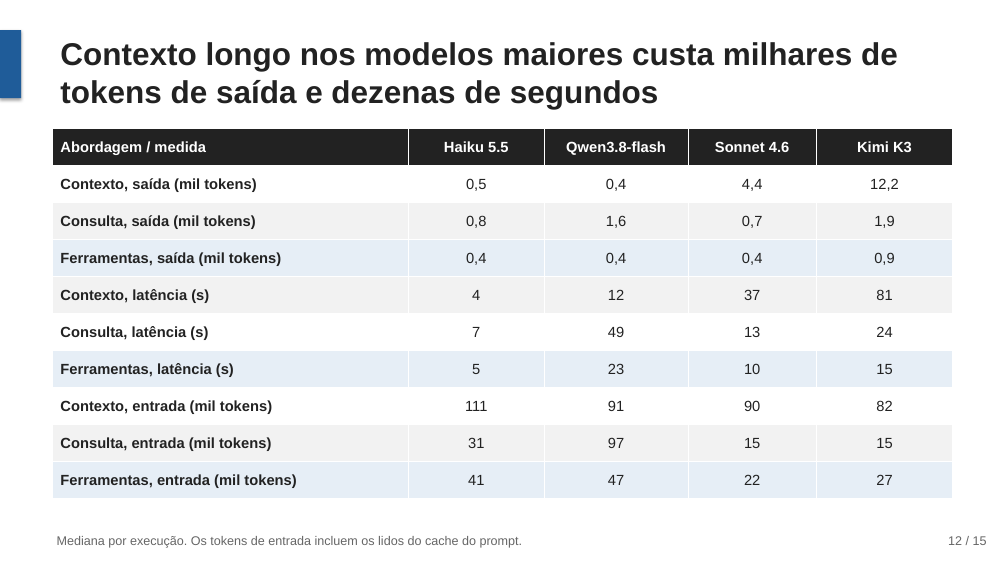
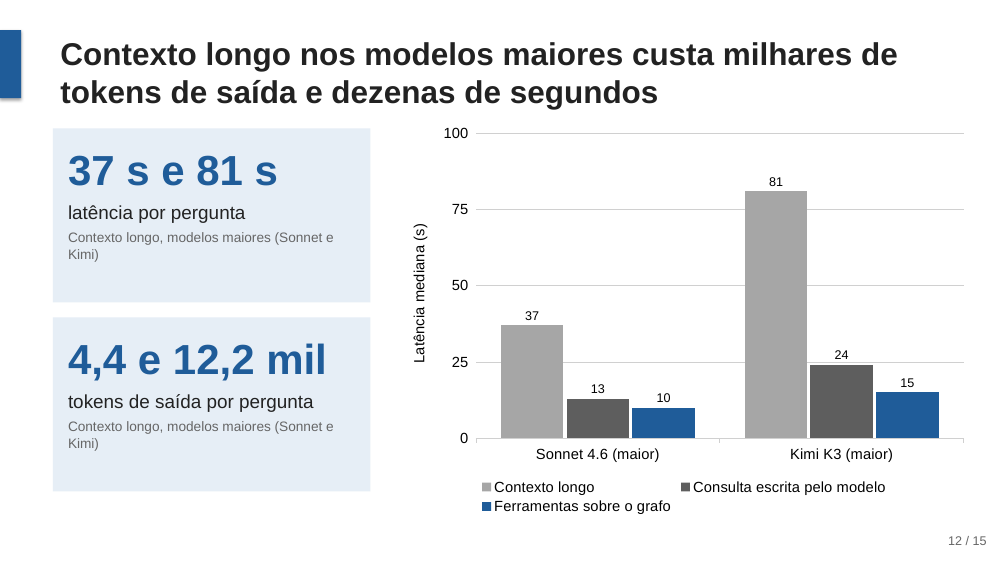
Before and after one commit to joaowinderfeldbussolotto/football-tactics-knowledge-graph, a slide deck: slide 12 of apresentacao/apresentacao.pptx. Drawn at 1008x567 pixels with LibreOffice and Linux fonts; fonts in the diff are those of the drawing. Boxes give left, top, right and bottom in pixels: in the first picture for what was removed or moved away, otherwise in the second. Text is boxed around its words. In the diff, an @@ line names an element or a change of style, - is before the commit and + after.

```diff
--- a/apresentacao/apresentacao.pptx
+++ b/apresentacao/apresentacao.pptx
@@ column chart added at [393,117,975,518] @@
+categories: Sonnet 4.6 (maior), Kimi K3 (maior)
+Contexto longo: 37, 81
+Consulta escrita pelo modelo: 13, 24
+Ferramentas sobre o grafo: 10, 15
@@ table removed at [53,129,953,499], 10 rows, 5 columns @@
-Abordagem / medida | Haiku 5.5 | Qwen3.8-flash | Sonnet 4.6 | Kimi K3
-Contexto, saída (mil tokens) | 0,5 | 0,4 | 4,4 | 12,2
-Consulta, saída (mil tokens) | 0,8 | 1,6 | 0,7 | 1,9
-Ferramentas, saída (mil tokens) | 0,4 | 0,4 | 0,4 | 0,9
-Contexto, latência (s) | 4 | 12 | 37 | 81
-Consulta, latência (s) | 7 | 49 | 13 | 24
-Ferramentas, latência (s) | 5 | 23 | 10 | 15
-Contexto, entrada (mil tokens) | 111 | 91 | 90 | 82
-Consulta, entrada (mil tokens) | 31 | 97 | 15 | 15
-Ferramentas, entrada (mil tokens) | 41 | 47 | 22 | 27
@@ rectangle added at [53,129,371,302], fill #E6EEF6 @@
@@ text added at [68,155,334,262], 13 pt, text #666666 @@
+37 s e 81 s
+latência por pergunta
+Contexto longo, modelos maiores (Sonnet e Kimi)
@@ rectangle added at [53,318,371,492], fill #E6EEF6 @@
@@ text added at [68,343,334,451], 13 pt, text #666666 @@
+4,4 e 12,2 mil
+tokens de saída por pergunta
+Contexto longo, modelos maiores (Sonnet e Kimi)
@@ text removed at [57,536,523,548] @@
-Mediana por execução. Os tokens de entrada incluem os lidos do cache do prompt.
```
Also in this commit, not shown: 1 other file.
